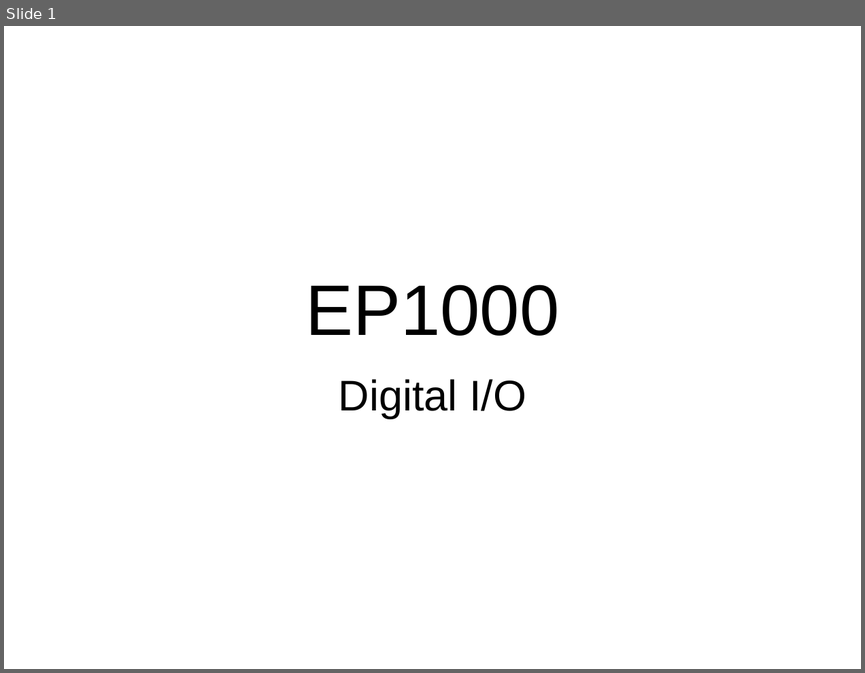
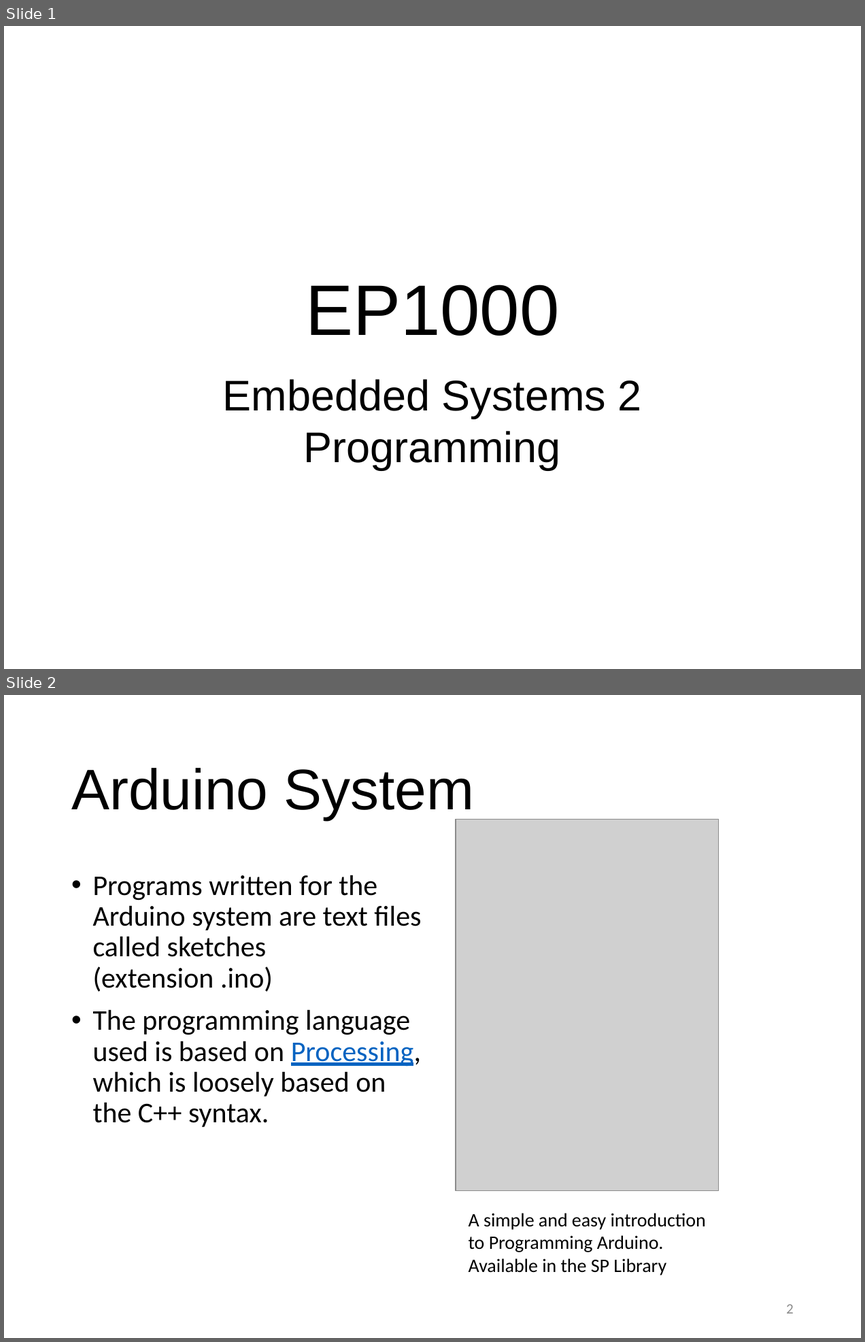
Before and after one commit to RDorville/digfab, a slide deck: presentations/ep1000_embedded2/ep1000_embedded2.pptx. Shown one above the other, each under a label of ours: slide 1 before the commit, slides 1 and 2 after it. The pictures are 865x673 and 865x1342 pixels, drawn with LibreOffice and Linux fonts; fonts in the diff are those of the drawing; grey boxes stand for pictures; background and template pictures are left out. Boxes give left, top, right and bottom in pixels: in the first picture for what was removed or moved away, otherwise in the second. Text is boxed around its words. In the diff, an @@ line names an element or a change of style, - is before the commit and + after.

```diff
--- a/presentations/ep1000_embedded2/ep1000_embedded2.pptx
+++ b/presentations/ep1000_embedded2/ep1000_embedded2.pptx
@@ slide 2 added at <box>4,695,861,1338</box>, background #FFFFFF @@
@@ title added at <box>71,768,475,820</box>, 48 pt, text #000000 @@
+Arduino System
@@ picture added at <box>456,819,719,1190</box> @@
@@ text added at <box>93,875,421,1127</box>, 24 pt, text #000000 @@
+• Programs written for the Arduino system are text files called sketches (extension .ino)
+• The programming language used is based on Processing, which is loosely based on the C++ syntax.
@@ text added at <box>468,1212,706,1275</box>, 16 pt, text #000000 @@
+A simple and easy introduction to Programming Arduino.
+Available in the SP Library
@@ page number added at <box>786,1304,793,1313</box>, 12 pt, text #8C8C8C @@
+2
@@ slide 1 changed as well @@
@@ subtitle at <box>223,379,642,469</box>: text changed @@
-Digital I/O
+Embedded Systems 2
+Programming
```
Also in this commit, not shown: 1 other slide changed, 14 other slides added, 18 slides removed, 1 other file.
